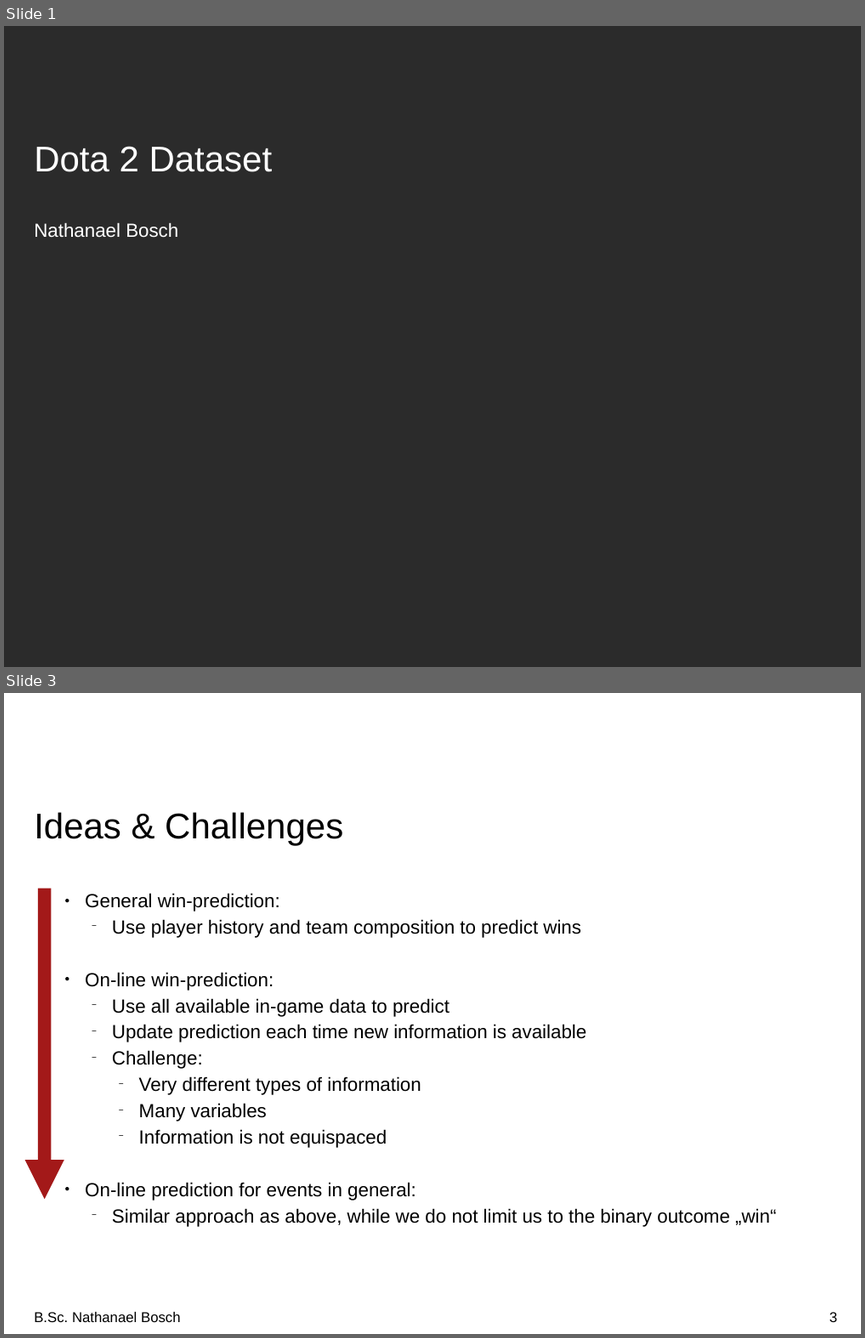
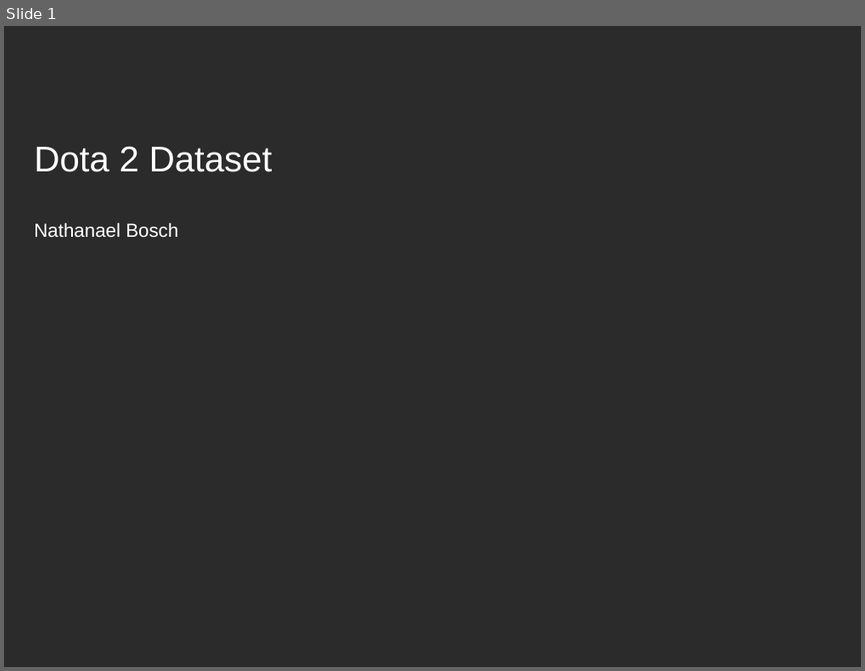
Before and after one commit to nathanaelbosch/GNTRM, a slide deck: challenges/challenge3/challenge3.odp. Shown one above the other, each under a label of ours: slides 1 and 3 before the commit, slide 1 after it; the slides between them are not shown. The pictures are 865x1338 and 865x671 pixels, drawn with LibreOffice and Linux fonts; fonts in the diff are those of the drawing; background and template pictures are left out; a plain dark background stands for a picture behind light text. Boxes give left, top, right and bottom in pixels: in the first picture for what was removed or moved away, otherwise in the second. Text is boxed around its words. In the diff, an @@ line names an element or a change of style, - is before the commit and + after.

Commit message:
3rd Seminar
Game prediction working
Using gold and teamfights
Simple linear models, even simpler combination by taking the mean
97.92% accuracy, measured by "the programm guesses correct at the end
of the game"

Better plots!

Worked on teamfights in general

```diff
--- a/challenges/challenge3/challenge3.odp
+++ b/challenges/challenge3/challenge3.odp
@@ slide 3 removed at (4, 693, 861, 1334), background #FFFFFF @@
@@ title removed at (34, 812, 343, 846) @@
-Ideas & Challenges
@@ arrow removed from (44, 889) to (44, 1200) @@
@@ text removed at (85, 893, 776, 1227) @@
-● General win-prediction:
-  − Use player history and team composition to predict wins
-● On-line win-prediction:
-  − Use all available in-game data to predict
-  − Update prediction each time new information is available
-  − Challenge:
-    − Very different types of information
-    − Many variables
-    − Information is not equispaced
-● On-line prediction for events in general:
-  − Similar approach as above, while we do not limit us to the binary outcome „win“
@@ text removed at (34, 1312, 181, 1322) @@
-B.Sc. Nathanael Bosch
@@ page number removed at (829, 1312, 837, 1322) @@
-3
```
Also in this commit, not shown: 3 slides changed, 3 slides added, 1 other slide removed, 9 other files.
